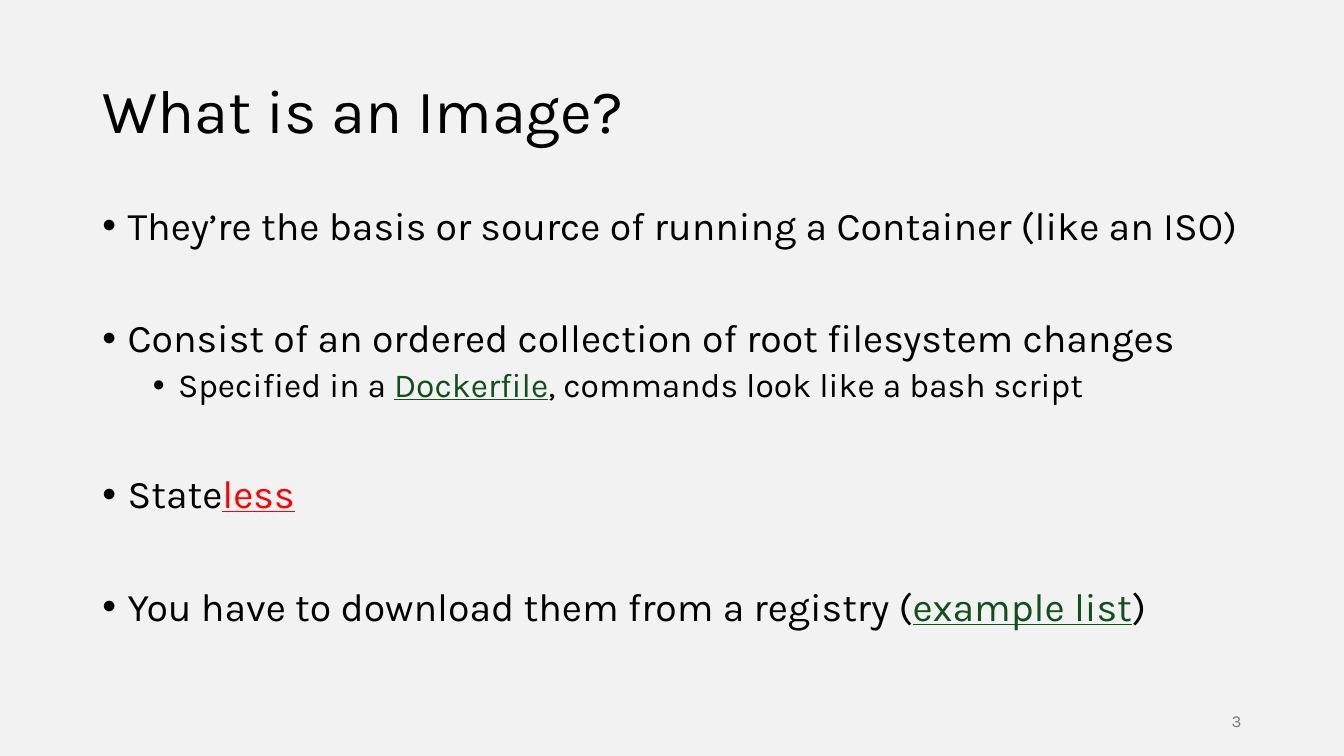
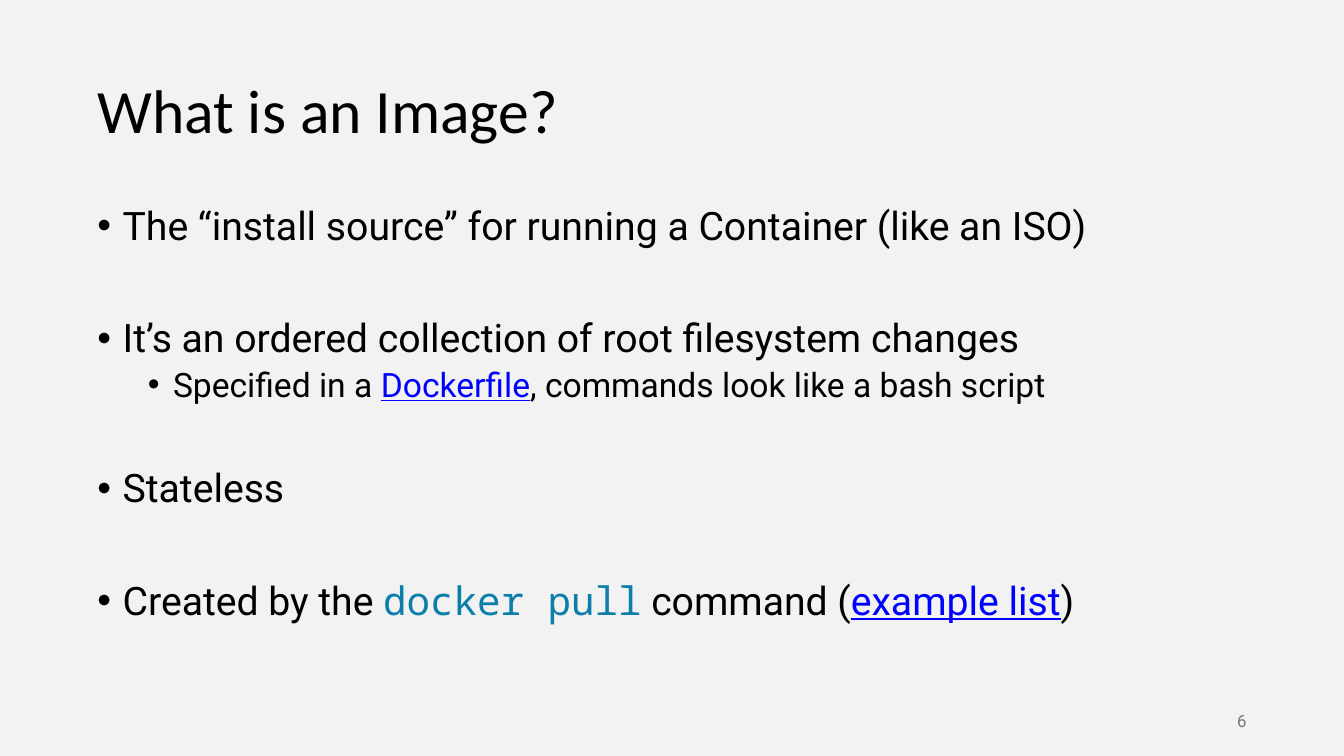
Before and after one commit to ilanham/Presentations, a slide deck: slide 6 of docker/Developing for SQL Server with Docker.pptx (slide 3 before the commit). Drawn at 1344x756 pixels with LibreOffice and Linux fonts; fonts in the diff are those of the drawing. Boxes give left, top, right and bottom in pixels: in the first picture for what was removed or moved away, otherwise in the second. Text is boxed around its words. In the diff, an @@ line names an element or a change of style, - is before the commit and + after.

Commit message:
Updated Docker slides for Tampa Fabric UG Feb 25

```diff
--- a/docker/Developing for SQL Server with Docker.pptx
+++ b/docker/Developing for SQL Server with Docker.pptx
@@ title "What is an Image?" at (97, 90, 558, 144): font Karla to Calibri @@
@@ text at (123, 208, 1086, 361): text changed; font Karla to Roboto @@
-• They’re the basis or source of running a Container (like an ISO)
-• Consist of an ordered collection of root filesystem changes
+• The “install source” for running a Container (like an ISO)
+• It’s an ordered collection of root filesystem changes
@@ text at (123, 371, 1045, 503): font Karla to Roboto in "Specified in a Dockerfile, commands look like ...", "Stateless"; text colour #12501B to #0000FF in "Dockerfile,"; text colour #FF0000 to #000000, underline off in "Stateless" @@
@@ text at (123, 584, 1075, 625): text changed; font Karla to Roboto @@
-• You have to download them from a registry (example list)
+• Created by the docker pull command (example list)
@@ page number removed at (1232, 716, 1242, 727) @@
-3
@@ page number added at (1237, 715, 1246, 727), 12 pt, text #757575 @@
+6
```
Also in this commit, not shown: 18 other slides changed, 1 slide added, 3 slides removed.
